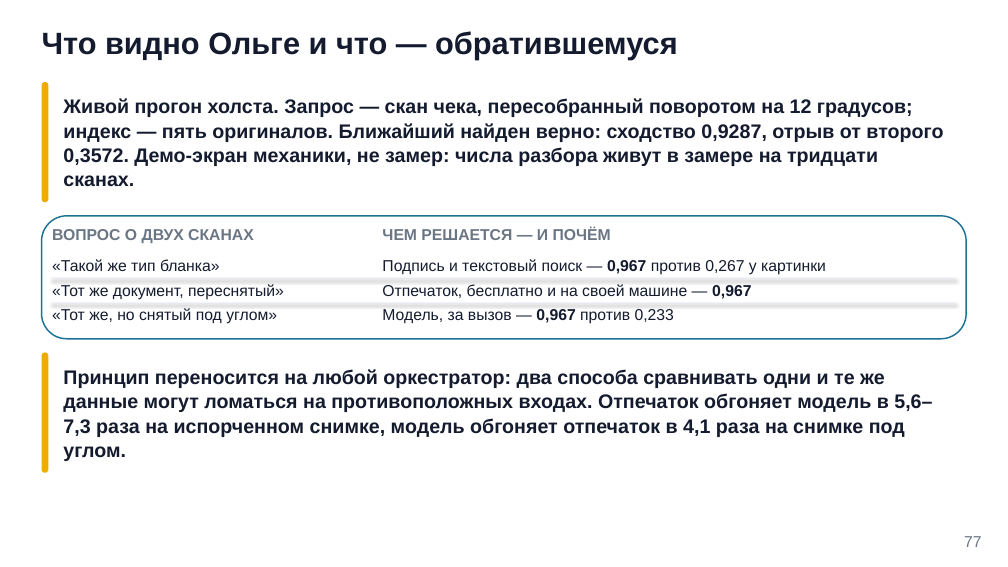
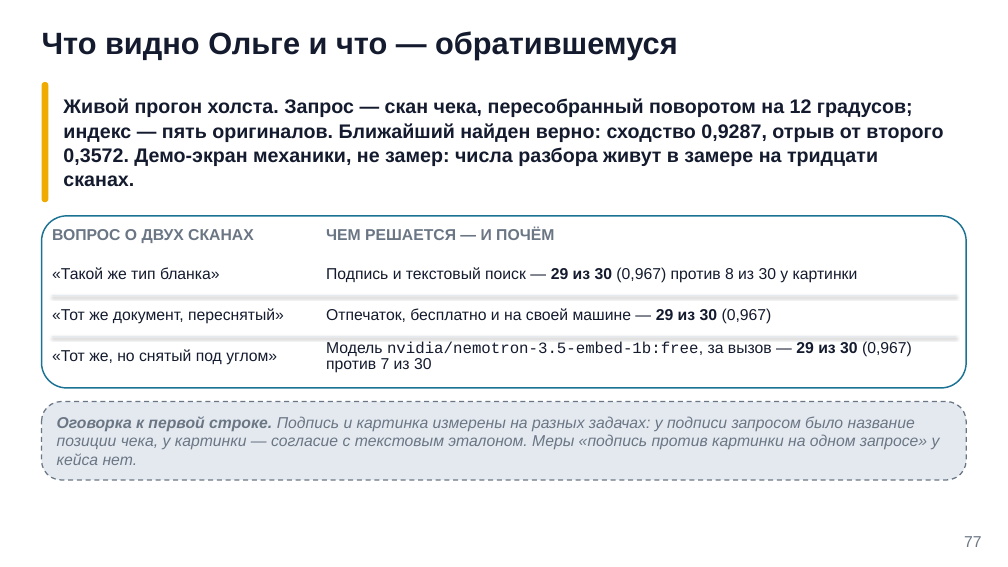
Before and after one commit to tellina-study/AI-usage-lessons, a slide deck: slide 77 of library/seminars/sem-10/rendered/sem-10.pptx. Drawn at 1008x567 pixels with LibreOffice and Linux fonts; fonts in the diff are those of the drawing. Boxes give left, top, right and bottom in pixels: in the first picture for what was removed or moved away, otherwise in the second. Text is boxed around its words. In the diff, an @@ line names an element or a change of style, - is before the commit and + after.

```diff
--- a/library/seminars/sem-10/rendered/sem-10.pptx
+++ b/library/seminars/sem-10/rendered/sem-10.pptx
@@ rounded rectangle: place and size @@
-rounded rectangle at box(42, 216, 966, 340)
+rounded rectangle at box(42, 216, 966, 389)
@@ rounded rectangle at box(42, 216, 966, 389): proportions changed @@
@@ text "ЧЕМ РЕШАЕТСЯ — И ПОЧЁМ": place and size @@
-text "ЧЕМ РЕШАЕТСЯ — И ПОЧЁМ" at box(382, 227, 611, 240)
+text "ЧЕМ РЕШАЕТСЯ — И ПОЧЁМ" at box(326, 227, 554, 240)
@@ text "«Такой же тип бланка»": place and size @@
-text "«Такой же тип бланка»" at box(52, 259, 220, 271)
+text "«Такой же тип бланка»" at box(52, 267, 220, 279)
@@ text at box(326, 267, 858, 283): text changed @@
-Подпись и текстовый поиск — 0,967 против 0,267 у картинки
+Подпись и текстовый поиск — 29 из 30 (0,967) против 8 из 30 у картинки
@@ text "«Тот же документ, переснятый»": place and size @@
-text "«Тот же документ, переснятый»" at box(52, 284, 284, 300)
+text "«Тот же документ, переснятый»" at box(52, 308, 284, 324)
@@ line moved from (52, 279) - (956, 279) to (52, 295) - (956, 295) @@
@@ text at box(326, 308, 772, 324): text changed @@
-Отпечаток, бесплатно и на своей машине — 0,967
+Отпечаток, бесплатно и на своей машине — 29 из 30 (0,967)
@@ rounded rectangle removed at box(42, 352, 48, 473) @@
@@ text "«Тот же, но снятый под ...": place and size @@
-text "«Тот же, но снятый под ..." at box(52, 308, 277, 324)
+text "«Тот же, но снятый под ..." at box(52, 349, 277, 365)
@@ line moved from (52, 303) - (956, 303) to (52, 337) - (956, 337) @@
@@ text at box(326, 341, 912, 373): text changed @@
-Модель, за вызов — 0,967 против 0,233
+Модель nvidia/nemotron-3.5-embed-1b:free, за вызов — 29 из 30 (0,967) против 7 из 30
@@ rounded rectangle added at box(42, 402, 966, 480), fill #E4E9EF, outline #6B7685 1.2 pt dashed @@
@@ text at box(57, 416, 940, 465): text changed; size 18.8 to 15 pt; text colour #141B2E to #6B7685; bold off; italic on @@
-Принцип переносится на любой оркестратор: два способа сравнивать одни и те же данные могут ломаться на противоположных входах. Отпечаток обгоняет модель в 5,6–7,3 раза на испорченном снимке, модель обгоняет отпечаток в 4,1 раза на снимке под углом.
+Оговорка к первой строке. Подпись и картинка измерены на разных задачах: у подписи запросом было название позиции чека, у картинки — согласие с текстовым эталоном. Меры «подпись против картинки на одном запросе» у кейса нет.
```
Also in this commit, not shown: 12 other slides changed, 1 slide added, 1 slide removed, 4 other files.
